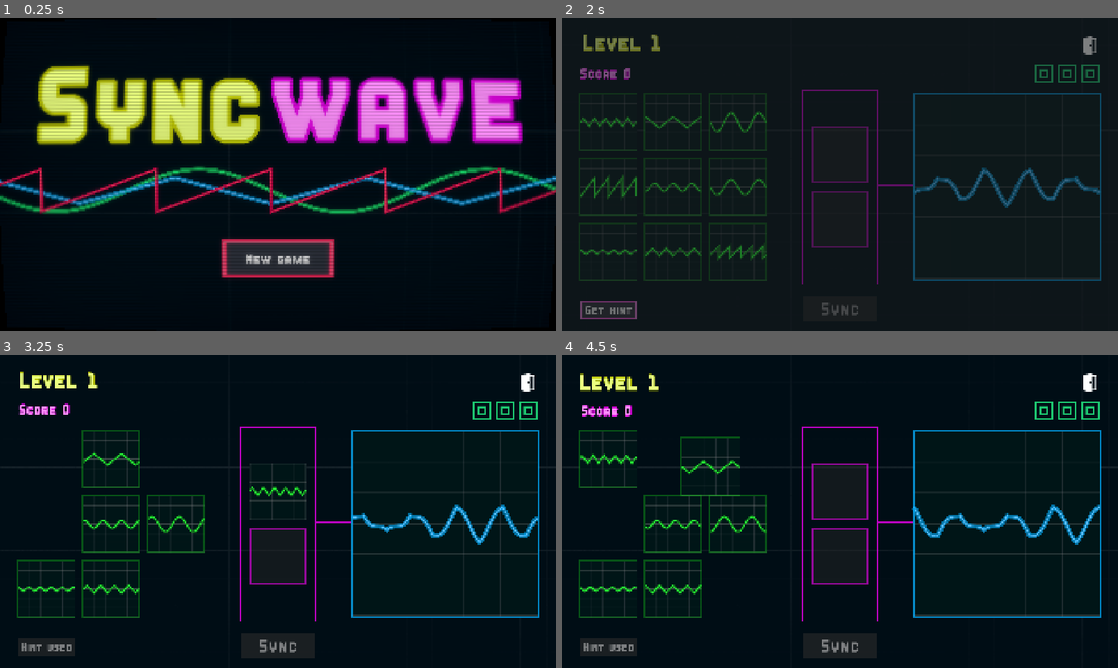
Above: before the commit, frames 1-4 (two rows, left to right).
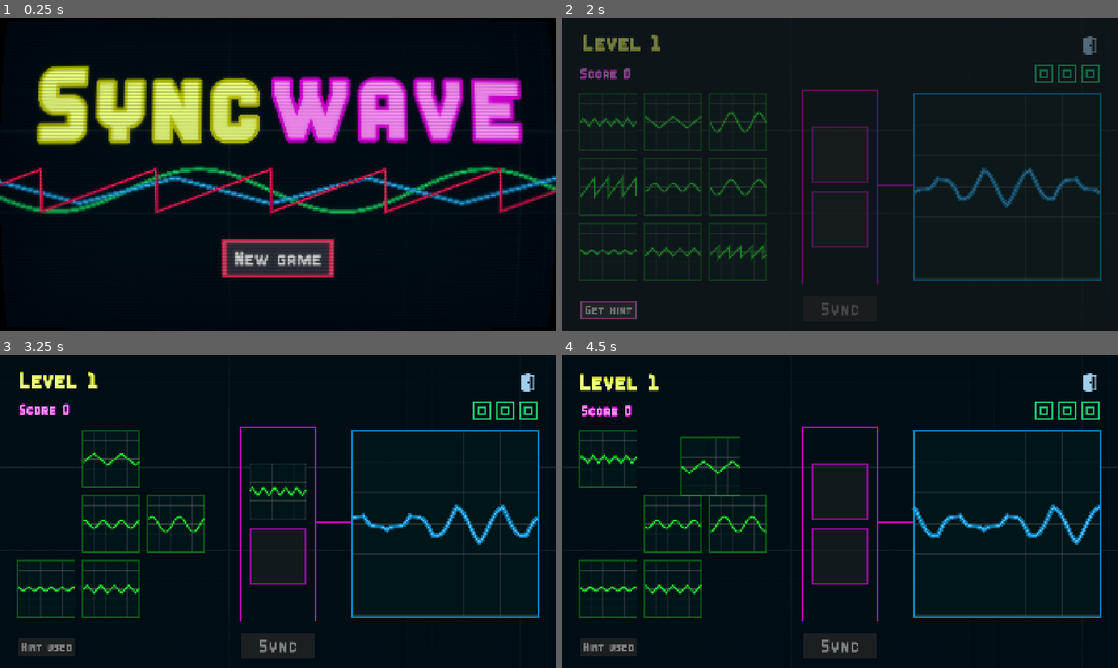
Above: after the commit, the same moments.

Repository: alexbljack/gameoff-2025
Game: Godot game, scene res://src/title_screen.tscn
Two runs of this game, one before a commit and one after it. Both use one fixed random seed, a clock stepped at 60 frames per second and the inputs below.
Inputs (mouse positions are in pixels of both pictures, inside the frame that each line leads up to):
- Up to frame 1 (0.25 s): no input
- Up to frame 2 (2 s): click "New game" at 0.5 s; click "New game" at 1.25 s
- Up to frame 3 (3.25 s): click "Get hint" at 2 s; move the mouse to (44, 458) at 2.77 s; click (44, 458) at 2.92 s
- Up to frame 4 (4.5 s): move the mouse to (840, 492) at 3.52 s; click (840, 492) at 3.67 s; move the mouse to (673, 458) at 4.27 s; click (673, 458) at 4.42 s

The runs differ from the first frame. In frame 1, 0.4% of the frame differs, in the area x 42-58%, y 74-80%; in frame 2, 0.1%; in frame 3, 0.1%; in frame 4, 0.1%.

Commit message:
Improvements

Diff:
--- a/level.tscn
+++ b/level.tscn
@@ -349,6 +349,7 @@
 default_color = Color(0.9490196, 0, 0.9490196, 0.77254903)
 
 [node name="ExitButton" type="TextureButton" parent="Main"]
+modulate = Color(0.6241873, 0.8020108, 0.92560536, 1)
 offset_left = 1792.0
 offset_top = 64.0
 offset_right = 1856.0
--- a/src/title_screen.tscn
+++ b/src/title_screen.tscn
@@ -186,7 +186,7 @@
 pivot_offset = Vector2(190, 62)
 focus_mode = 0
 theme_override_fonts/font = ExtResource("3_vayli")
-theme_override_font_sizes/font_size = 44
+theme_override_font_sizes/font_size = 60
 theme_override_styles/normal = SubResource("StyleBoxTexture_6ron6")
 theme_override_styles/pressed = SubResource("StyleBoxTexture_036v4")
 theme_override_styles/hover = SubResource("StyleBoxTexture_fxnhw")
